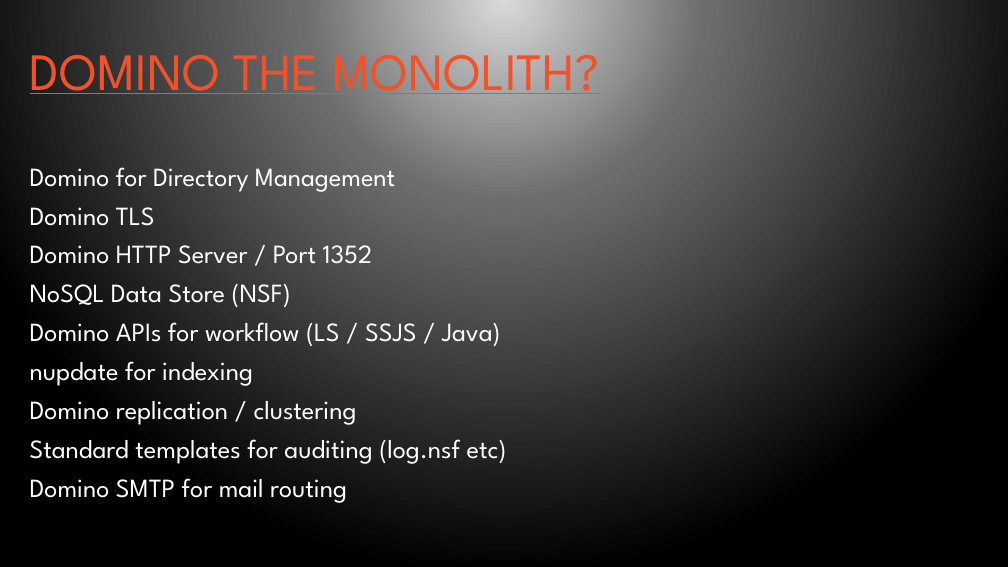
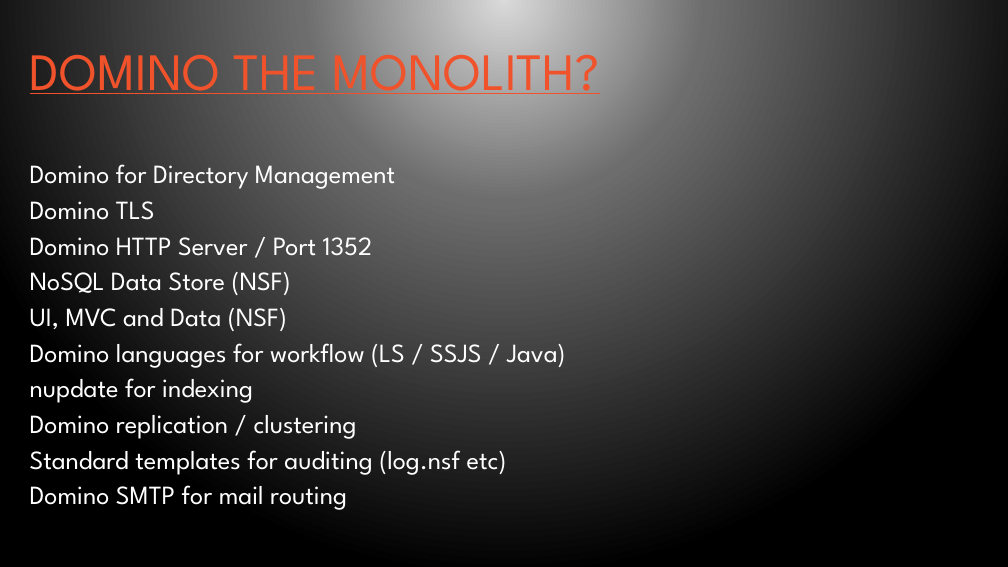
Before and after one commit to bleedingcode/domino-js-masterclass, a slide deck: slide 7 of presentation/8598 Domino and JS.pptx. Drawn at 1008x567 pixels with LibreOffice and Linux fonts; fonts in the diff are those of the drawing; background and template pictures are left out. Boxes give left, top, right and bottom in pixels: in the first picture for what was removed or moved away, otherwise in the second. Text is boxed around its words. In the diff, an @@ line names an element or a change of style, - is before the commit and + after.

```diff
--- a/presentation/8598 Domino and JS.pptx
+++ b/presentation/8598 Domino and JS.pptx
@@ text at <box>30,164,507,510</box>: line spacing 0.9 to 0.8 @@
@@ text at <box>30,308,566,368</box>: text changed @@
-Domino APIs for workflow (LS / SSJS / Java)
+UI, MVC and Data (NSF)
+Domino languages for workflow (LS / SSJS / Java)
```
Also in this commit, not shown: 13 other slides changed, 1 slide added.
